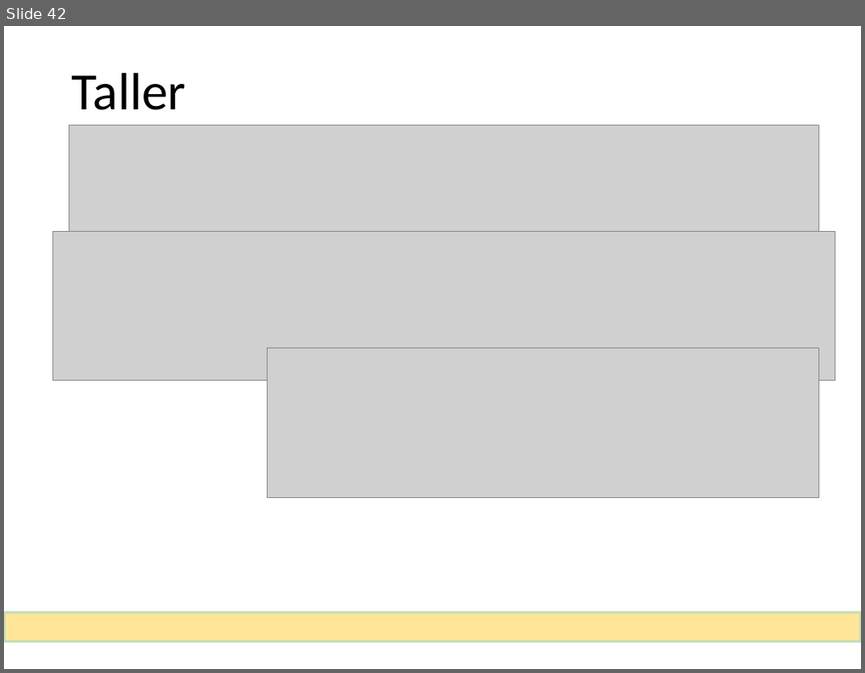
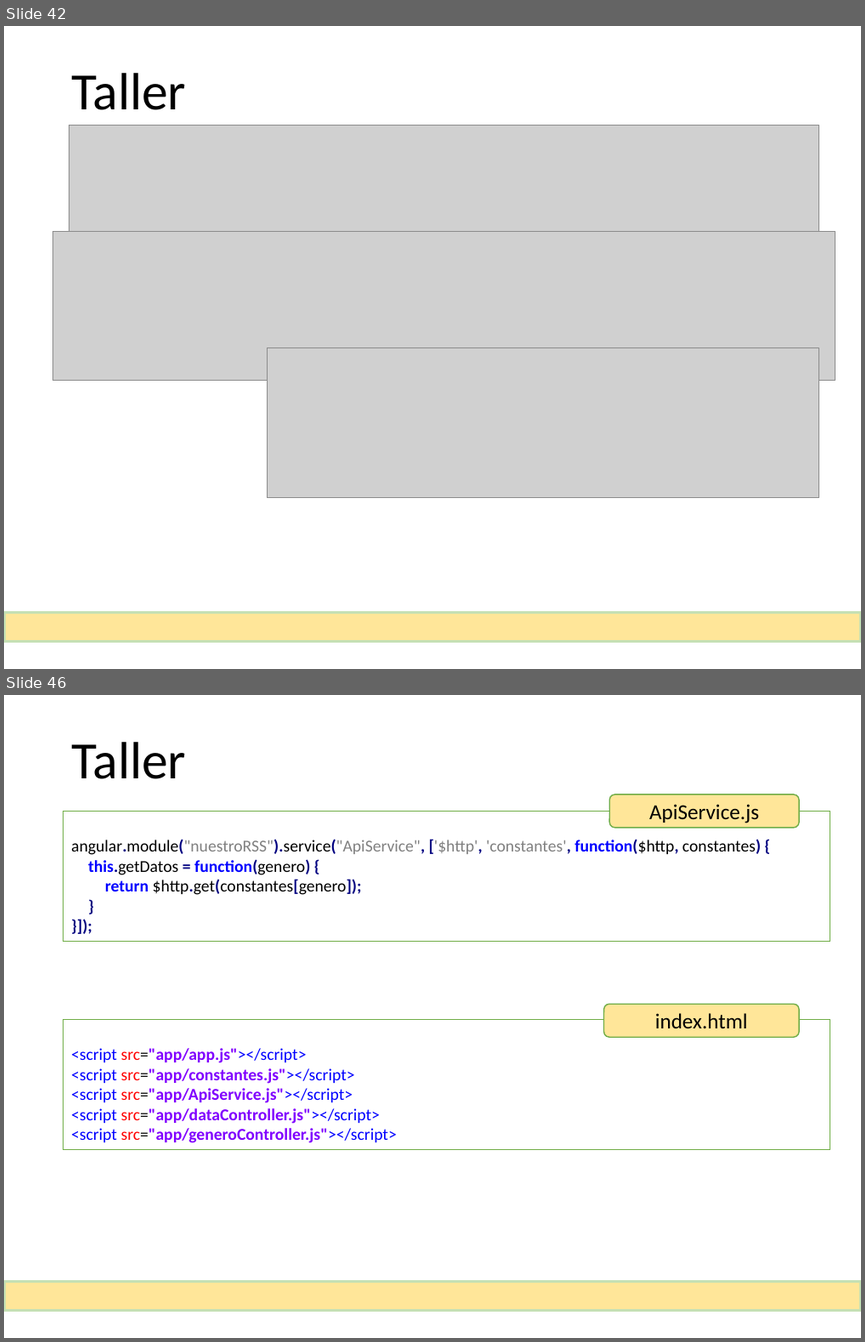
Before and after one commit to MarcosGinel/rss, a slide deck: documentacion/Taller de AngularJS.pptx. Shown one above the other, each under a label of ours: slide 42 before the commit, slides 42 and 46 after it; the slides between them are not shown. The pictures are 865x673 and 865x1342 pixels, drawn with LibreOffice and Linux fonts; fonts in the diff are those of the drawing; grey boxes stand for pictures. Boxes give left, top, right and bottom in pixels: in the first picture for what was removed or moved away, otherwise in the second. Text is boxed around its words. In the diff, an @@ line names an element or a change of style, - is before the commit and + after.

Commit message:
ApiService

```diff
--- a/documentacion/Taller de AngularJS.pptx
+++ b/documentacion/Taller de AngularJS.pptx
@@ slide 46 added at [4,695,861,1338], background #FFFFFF @@
@@ title added at [71,742,186,779], 44 pt, text #000000 @@
+Taller
@@ rounded rectangle added at [610,794,799,828], fill #FFE699, outline #70AD47 1 pt, 18 pt, text #000000 @@
+ApiService.js
@@ rectangle added at [64,811,830,940], fill #FFFFFF, outline #70AD47 0.75 pt, 14 pt, text #000000 @@
+angular.module("nuestroRSS").service("ApiService", ['$http', 'constantes', function($http, constantes) {
+this.getDatos = function(genero) {
+return $http.get(constantes[genero]);
+}
+}]);
@@ rectangle added at [64,1019,830,1148], fill #FFFFFF, outline #70AD47 0.75 pt, 14 pt, text #8000FF @@
+<script src="app/app.js"></script>
+<script src="app/constantes.js"></script>
+<script src="app/ApiService.js"></script>
+<script src="app/dataController.js"></script>
+<script src="app/generoController.js"></script>
@@ rounded rectangle added at [604,1004,799,1037], fill #FFE699, outline #70AD47 1 pt, 18 pt, text #000000 @@
+index.html
@@ rectangle added at [4,1281,860,1310], fill #FFE699, outline #C5E0B4 2.25 pt @@
```
Also in this commit, not shown: 3 slides changed, 5 other slides added, 4 other files.
